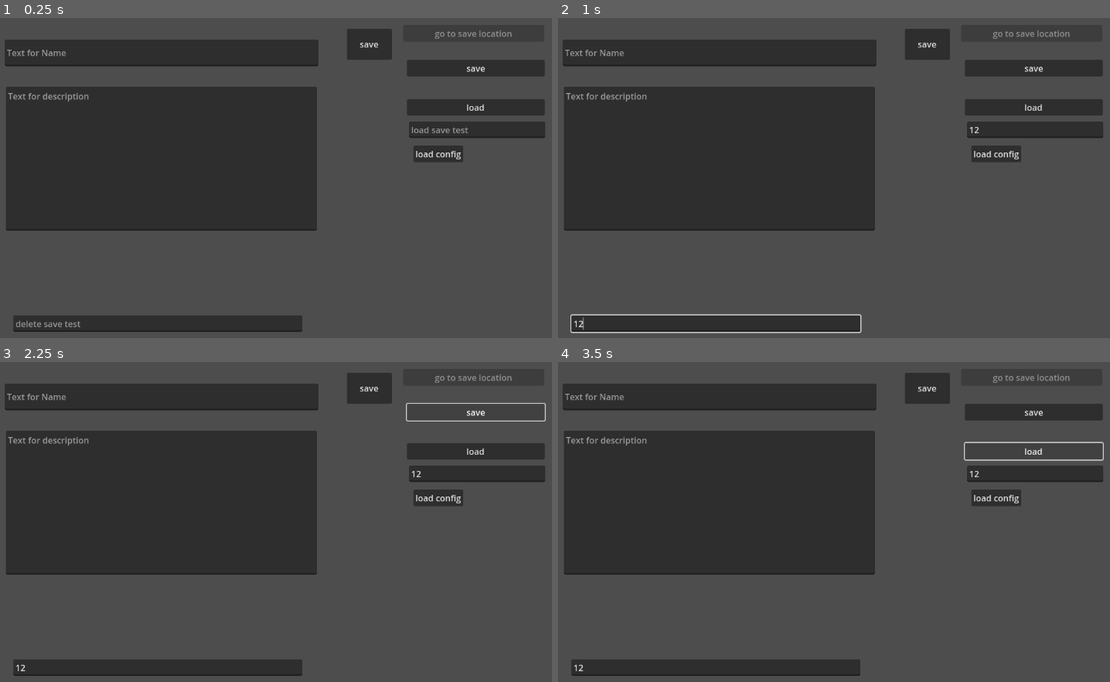
Above: before the commit, frames 1-4 (two rows, left to right).
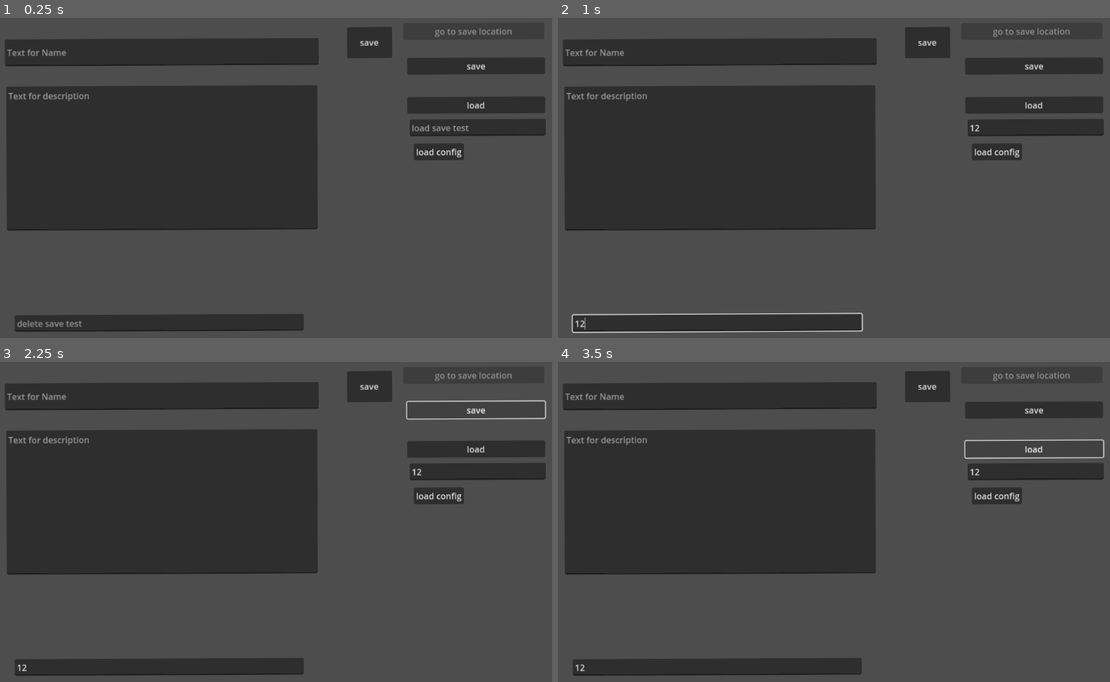
Above: after the commit, the same moments.

Repository: pandapanda135/todo_list
Game: Godot game, scene res://save_json_test.tscn
Same seed, same stepped clock (60 frames per second), same inputs: the game is played once before the commit and once after it. The project has no main scene, so this scene is started directly.
Inputs (mouse positions are in pixels of both pictures, inside the frame that each line leads up to):
- Up to frame 1 (0.25 s): no input
- Up to frame 2 (1 s): click (1032, 130) at 0.52 s; type "12" at 0.6 s; click (718, 325) at 0.75 s; type "12" at 0.83 s
- Up to frame 3 (2.25 s): click "save" at 1.25 s; click "save" at 2 s
- Up to frame 4 (3.5 s): click "load" at 2.75 s

The runs differ from the first frame. In frame 1, 2.6% of the frame differs, in the area x 0-99%, y 2-99%; in frame 2, 2.9%; in frame 3, 2.6%; in frame 4, 2.6%.
Error after the commit: Cannot call method 'get_line' on a null value. (res://scripts/save_system.gd:184)

Commit message:
fixes and code changes and stuff

Diff:
--- /dev/null
+++ b/save_button_signal.gd
@@ -0,0 +1,9 @@
+extends Button
+
+
+# Called when the node enters the scene tree for the first time.
+func _ready() -> void:
+	self.pressed.connect(self._on_pressed)
+
+func _on_pressed() -> void:
+	SaveSystem.save_note()
--- a/save_json_test.tscn
+++ b/save_json_test.tscn
@@ -13,8 +13,9 @@
 anchor_bottom = 1.0
 grow_horizontal = 2
 grow_vertical = 2
+rotation = -0.00456228
 
-[node name="Control" parent="." instance=ExtResource("1_1ma76")]
+[node name="Save_system" parent="." instance=ExtResource("1_1ma76")]
 script = null
 
 [node name="Button" type="Button" parent="."]
@@ -84,7 +85,7 @@
 offset_bottom = 252.0
 text = "load config"
 
-[connection signal="pressed" from="Button3" to="Control" method="save_variables"]
-[connection signal="pressed" from="Button4" to="Control" method="load_variables"]
+[connection signal="pressed" from="Button3" to="Save_system" method="save_variables"]
+[connection signal="pressed" from="Button4" to="Save_system" method="load_variables"]
 
-[editable path="Control"]
+[editable path="Save_system"]
--- a/savesystem.tscn
+++ b/savesystem.tscn
@@ -1,9 +1,10 @@
-[gd_scene load_steps=5 format=3 uid="uid://bux54jaws0j36"]
+[gd_scene load_steps=6 format=3 uid="uid://bux54jaws0j36"]
 
 [ext_resource type="Script" path="res://scripts/save_system.gd" id="1_el0jm"]
 [ext_resource type="PackedScene" uid="uid://dq7jxi5126bxr" path="res://name_enter.tscn" id="2_5glt4"]
 [ext_resource type="PackedScene" uid="uid://6ci0vroscf37" path="res://description_enter.tscn" id="3_wk161"]
 [ext_resource type="Script" path="res://scripts/description_save.gd" id="4_kjpw2"]
+[ext_resource type="Script" path="res://save_button_signal.gd" id="5_lbckc"]
 
 [node name="Control" type="Control" groups=["persist_config"]]
 layout_mode = 3
@@ -27,12 +28,14 @@
 offset_bottom = 403.0
 script = ExtResource("4_kjpw2")
 
-[node name="Button" type="Button" parent="."]
+[node name="SaveButton" type="Button" parent="."]
 layout_mode = 0
 offset_left = 670.0
 offset_top = 26.0
 offset_right = 754.0
 offset_bottom = 84.0
+rotation = -0.00191983
 text = "save"
+script = ExtResource("5_lbckc")
 
-[connection signal="pressed" from="Button" to="." method="save_note"]
+[connection signal="pressed" from="SaveButton" to="." method="save_note"]
--- a/scripts/save_system.gd
+++ b/scripts/save_system.gd
@@ -61,11 +61,6 @@
 		check_save_amount_correct = false
 		OS.shell_open(ProjectSettings.globalize_path("user://"))
 
-#TODO: make it so it makes a new scene from individual_node_test and set the labels in it to what was just made make this its own function so it can be reused in _ready
-#what I think I was trying to say here was make the adding and changing of the nodes that show the save file text to their own function so it can be reused
-
-#TODO: save button doesnt work anymore as it cant connect to save_note function
-
 func save_note() -> void:
 	print("save_amount: ",save_path)
 	correct_save_path()
@@ -154,51 +149,34 @@
 var save_amount_string_nodes:String = str(save_amount)
 var save_path_nodes:String = "user://node_%s.json" % save_amount_string
 
-func save_nodes() -> void:
-	var save_file := FileAccess.open(save_path, FileAccess.WRITE)
-	var save_persist_nodes := get_tree().get_nodes_in_group("persist_nodes")
-	for node:Node in save_persist_nodes:
-		# Check the node is an instanced cene so it can be instanced again during load.
+func save_system_reuseable_base(file_path:String,group_name:String) -> void:
+	var save_file := FileAccess.open(file_path, FileAccess.WRITE)
+	var save_nodes_persist := get_tree().get_nodes_in_group(group_name)
+	for node:Node in save_nodes_persist:
+
 		if node.scene_file_path.is_empty():
 			print("persistent node '%s' is not an instanced scene, skipped" % node.name)
 			continue
 
-		# Check the node has a save function.
 		if !node.has_method("save"):
 			print("persistent node '%s' is missing a save() function, skipped" % node.name)
 			continue
 
-		# Call the node's save function. This is a string as with the scope of the project we should only store text
-		var node_data:Node = node.call("save")
-
-		# JSON provides a static method to serialized JSON string.
+		var node_data:int = node.call("save")
+
 		var json_string:String = JSON.stringify(node_data)
 
-		# Store the save dictionary as a new line in the save file.s
 		save_file.store_line(json_string)
 
-
+func save_nodes() -> void:
+	save_system_reuseable_base(save_path,"persist_nodes")
+
+#this is probably need to be used when more ui/ux aspects are implemented
 func load_node() -> void:
 	pass
 
 func save_variables() -> void:
-	var save_file := FileAccess.open(save_path_variables, FileAccess.WRITE)
-	var save_nodes_persist := get_tree().get_nodes_in_group("persist_config")
-	for node:Node in save_nodes_persist:
-
-		if node.scene_file_path.is_empty():
-			print("persistent node '%s' is not an instanced scene, skipped" % node.name)
-			continue
-
-		if !node.has_method("save"):
-			print("persistent node '%s' is missing a save() function, skipped" % node.name)
-			continue
-
-		var node_data:int = node.call("save")
-
-		var json_string:String = JSON.stringify(node_data)
-
-		save_file.store_line(json_string)
+	save_system_reuseable_base(save_path_variables,"persist_config")
 
 func load_variables() -> void:
 	var file := FileAccess.open(save_path_variables, FileAccess.READ)
